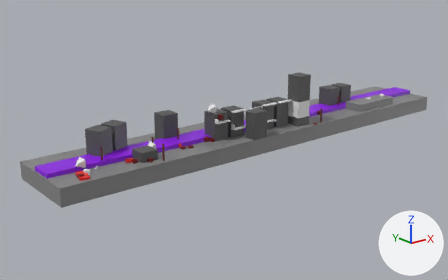
The glTF model assets/map_city.gltf, before and after one commit.
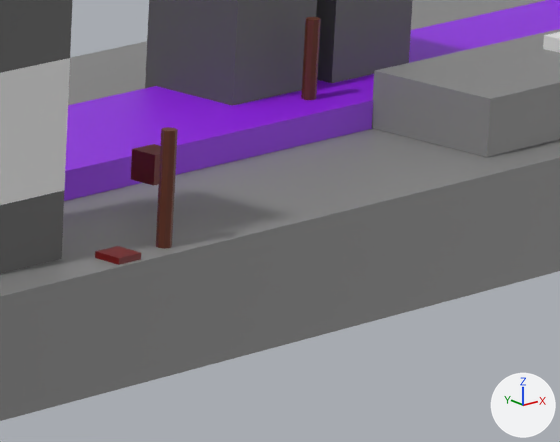
The first picture shows the older version from a 50 mm camera at (-55.0, -110.6, 44.8) aimed at (41.0, 9.3, -3.2). The close-ups show both versions on the part from 67% to 82% of the width and 33% to 52% of the height of that picture; other places that the commit changed are outside them. Every picture has the same lights, and +X, +Y and +Z are marked at lower right. Where no turn or scale is listed for an object, it has been applied to the vertices.

The scene before the commit, as lines of its bpy script (objects in view):
```python
me_cube_006 = bpy.data.meshes.new('Cube.006')
me_cube_006.from_pydata(...)  # a box spanning x -7.5..7.5, y -2.5..2.5, z -1.0..1.0
me_cube_006.materials.append(mat_road)  # grey #868686
me_cube_040 = bpy.data.meshes.new('Cube.040')
me_cube_040.from_pydata(...)  # a box spanning x -0.5..0.5, y -0.5..0.5, z -0.5..0.5
me_cube_040.materials.append(mat_material_001)  # dark red #720001
me_cylinder_009 = bpy.data.meshes.new('Cylinder.009')
me_cylinder_009.from_pydata(...)  # an 8-sided cylinder along z spanning x -0.25..0.25, y -0.25..0.25, z 0.05..4.05
me_cylinder_009.materials.append(mat_wood)  # brown #612e1d
ob_bush_017 = bpy.data.objects.new('Bush.017', me_cube_040)
ob_bush_017.location = (60.98, -3.78, 0.21)
ob_ground_006 = bpy.data.objects.new('Ground.006', me_cube_006)
ob_ground_006.location = (87.04, -0.45, 1.52)
ob_slup_008 = bpy.data.objects.new('Slup.008', me_cylinder_009)
ob_slup_008.location = (63.12, -3.71, 0.24)
# also in view: 'Blok.004' at (57.6, -0.7, 10.2); 'Blok.019' at (77.3, 6.5, 3.0); 'Obstacle_house.001' at (57.6, -0.7, 1.6); 'Box.003' at (66.0, -0.5, 2.0); 'ground.010' at (57.6, -0.7, 4.8)
```
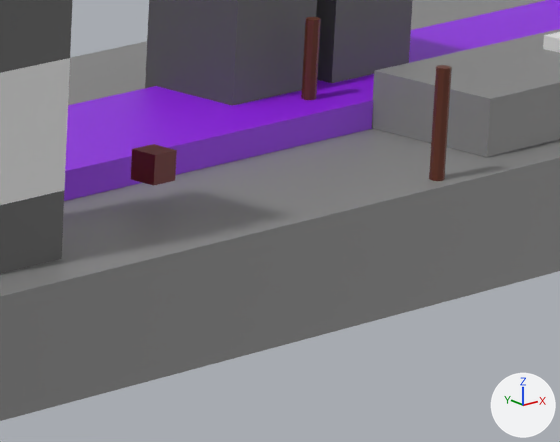
Location of each change, (x1, y1, x2, y2) in pixels of the close-ups (560 x 442 px):
'Slup.008', moved: before (156, 127, 178, 249); after (429, 65, 452, 181)
'Bush.017', deleted: before (95, 246, 141, 265)

The change in detail:
Object 'Slup.008' (ob_slup_008) moves from (63.12, -3.71, 0.24) to (76.12, -3.71, 0.24).
Object 'Bush.017' (ob_bush_017) is deleted.
